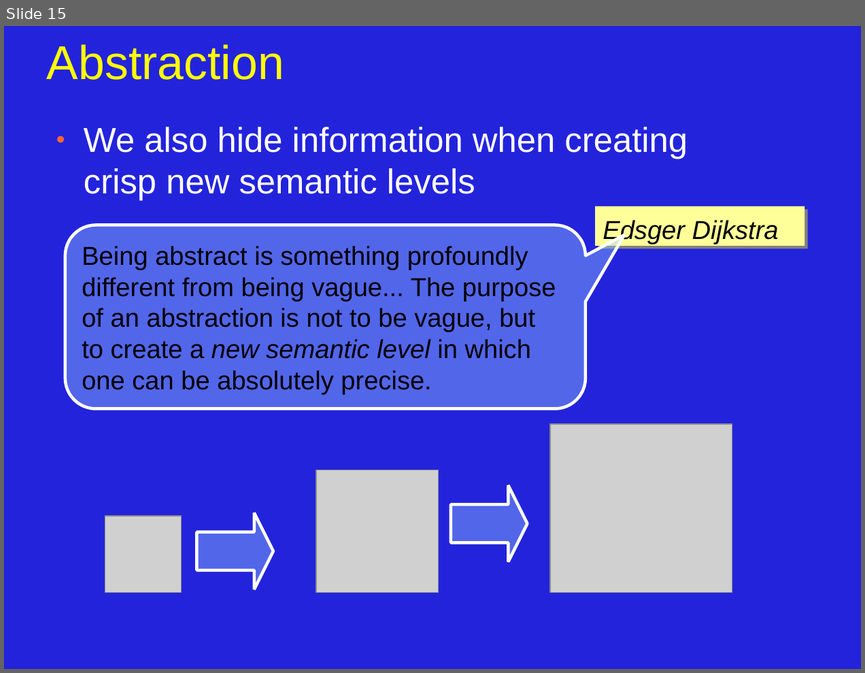
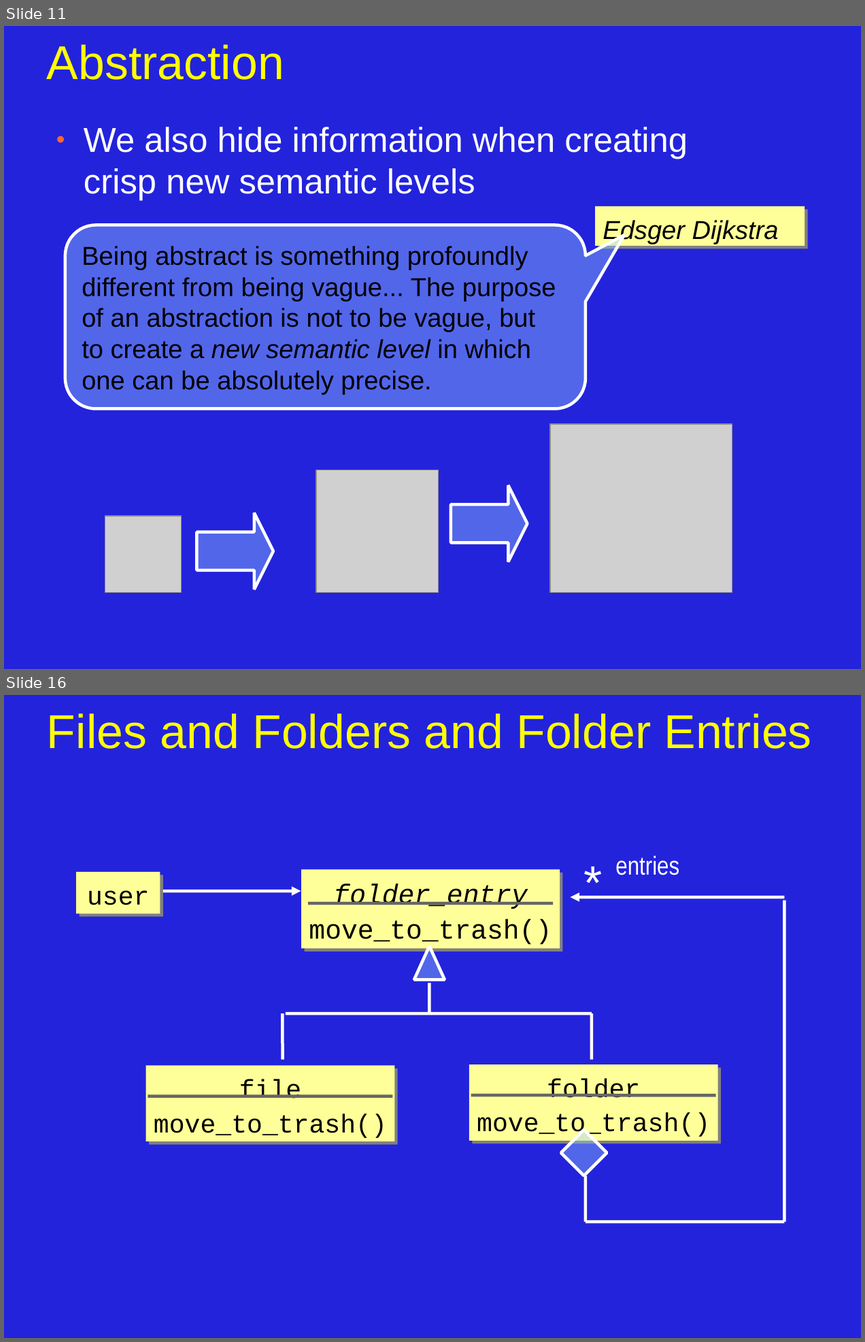
Before and after one commit to JonJagger/two-day-courses, a slide deck: cppf/08_Object_Oriented_Programming.odp. Shown one above the other, each under a label of ours: slide 15 before the commit, slides 11 and 16 after it; the slides between them are not shown. The pictures are 865x673 and 865x1342 pixels, drawn with LibreOffice and Linux fonts; fonts in the diff are those of the drawing; grey boxes stand for pictures. Boxes give left, top, right and bottom in pixels: in the first picture for what was removed or moved away, otherwise in the second. Text is boxed around its words. In the diff, an @@ line names an element or a change of style, - is before the commit and + after.

```diff
--- a/cppf/08_Object_Oriented_Programming.odp
+++ b/cppf/08_Object_Oriented_Programming.odp
@@ slide 16 added at <box>4,695,861,1338</box>, background #2323DC @@
@@ title added at <box>47,713,812,749</box>, 44 pt, text #FFFF00 @@
+Files and Folders and Folder Entries
@@ text added at <box>577,848,622,911</box>, 44 pt, text #FFFFFF @@
+*
@@ text added at <box>615,855,679,875</box>, 24 pt, text #FFFFFF @@
+entries
@@ rectangle added at <box>76,872,160,913</box>, fill #FFFF99, 24 pt, text #000000 @@
+user
@@ rectangle added at <box>302,869,560,948</box>, fill #FFFF99, 25 pt, text #000000 @@
+folder_entry
+move_to_trash()
@@ arrow added from (163, 891) to (301, 891), #FFFFFF 2.83 pt @@
@@ arrow added from (785, 897) to (570, 897), #FFFFFF 2.83 pt @@
@@ line added from (308, 903) to (553, 903), #666666 2.83 pt @@
@@ line added from (785, 1221) to (785, 900), #FFFFFF 2.83 pt @@
@@ triangle added at <box>415,946,445,979</box>, fill #99CCFF at 40% opacity, outline #FFFFFF 2.83 pt @@
@@ line added from (429, 983) to (429, 1013), #FFFFFF 2.83 pt @@
@@ line added from (282, 1013) to (282, 1059), #FFFFFF 2.83 pt @@
@@ line added from (286, 1013) to (592, 1013), #FFFFFF 2.83 pt @@
@@ line added from (592, 1013) to (592, 1059), #FFFFFF 2.83 pt @@
@@ rectangle added at <box>146,1065,395,1141</box>, fill #FFFF99, 24 pt, text #000000 @@
+file
+move_to_trash()
@@ rectangle added at <box>469,1064,718,1140</box>, fill #FFFF99, 24 pt, text #000000 @@
+folder
+move_to_trash()
@@ line added from (148, 1096) to (393, 1096), #666666 2.83 pt @@
@@ line added from (471, 1096) to (716, 1096), #666666 2.83 pt @@
@@ diamond added at <box>562,1130,607,1176</box>, fill #99CCFF at 40% opacity, outline #FFFFFF 2.83 pt @@
@@ line added from (585, 1176) to (585, 1221), #FFFFFF 2.83 pt @@
@@ line added from (585, 1221) to (785, 1221), #FFFFFF 2.83 pt @@
@@ what was slide 15 is now slide 11 @@
```
Also in this commit, not shown: 3 slides changed, 3 other slides added, 1 slide removed.
